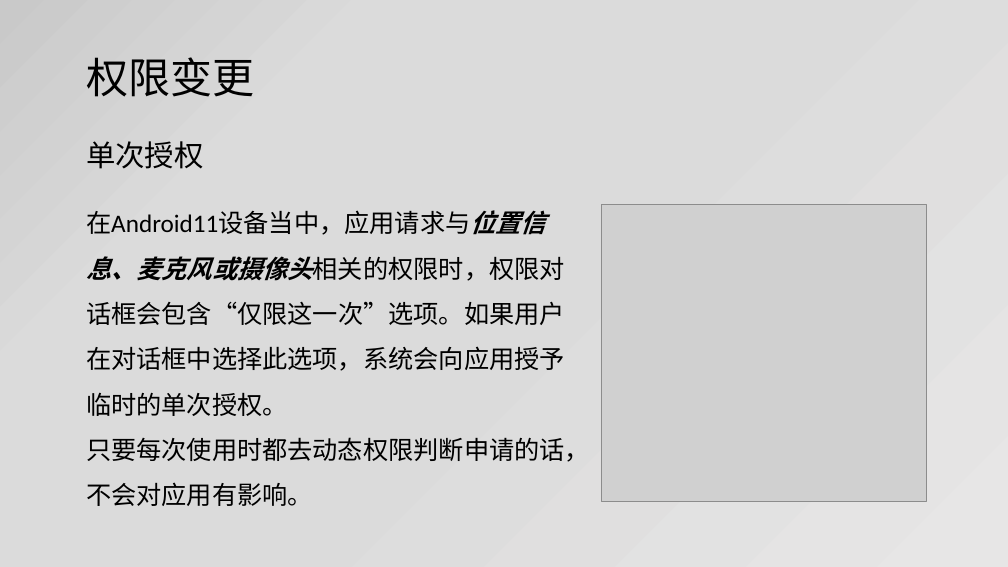
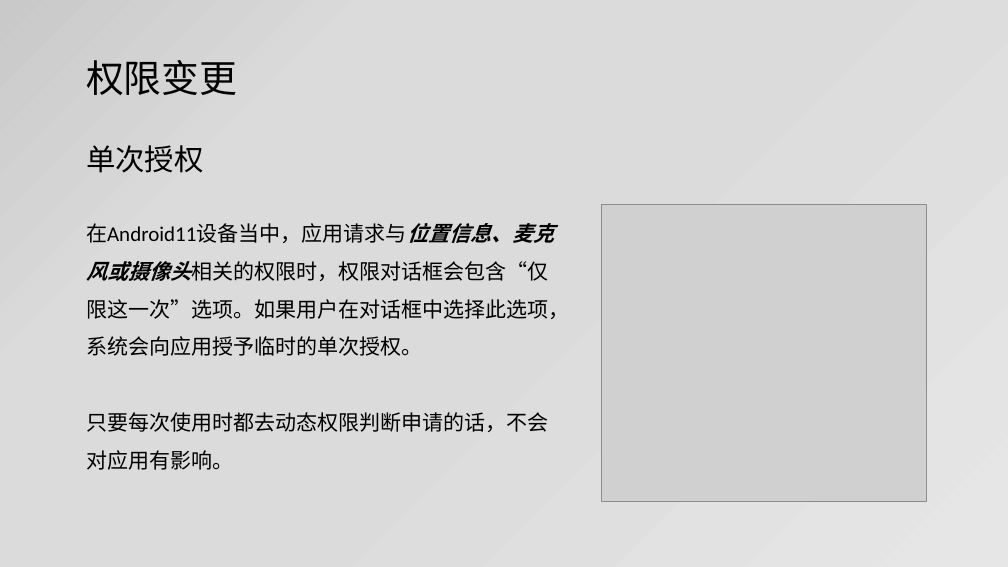
Before and after one commit to jianjunxiao/Adaptation, a slide deck: slide 19 of Android10、11适配.pptx. Drawn at 1008x567 pixels with LibreOffice and Linux fonts; fonts in the diff are those of the drawing; grey boxes stand for pictures. Boxes give left, top, right and bottom in pixels: in the first picture for what was removed or moved away, otherwise in the second. Text is boxed around its words. In the diff, an @@ line names an element or a change of style, - is before the commit and + after.

```diff
--- a/Android10、11适配.pptx
+++ b/Android10、11适配.pptx
@@ title "权限变更" at [86,60,237,95]: size 40 to 36 pt @@
@@ text "单次授权": place and size @@
-text "单次授权" at [86,141,203,169]
+text "单次授权" at [86,145,203,173]
@@ text "在Android11设备当中，应用请求与位置信息、麦克风或摄像头相关的权限时，权限对话框会包含“仅限这一次”选项。如果用 ...": place and size @@
-text "在Android11设备当中，应用请求与位置信息、麦克风或摄像头相关的权限时，权限对话框会包含“仅限这一次”选项。如果用 ..." at [86,210,590,506]
+text "在Android11设备当中，应用请求与位置信息、麦克风或摄像头相关的权限时，权限对话框会包含“仅限这一次”选项。如果用 ..." at [86,223,570,470]
@@ text "在Android11设备当中，应用请求与位置信息、麦克风或摄像头相关的权限时，权限对话框会包含“仅限这一次”选项。如果用 ..." at [86,223,570,470]: size 24 to 20 pt @@
```
Also in this commit, not shown: 25 other slides changed, 4 slides added, 7 other files.
